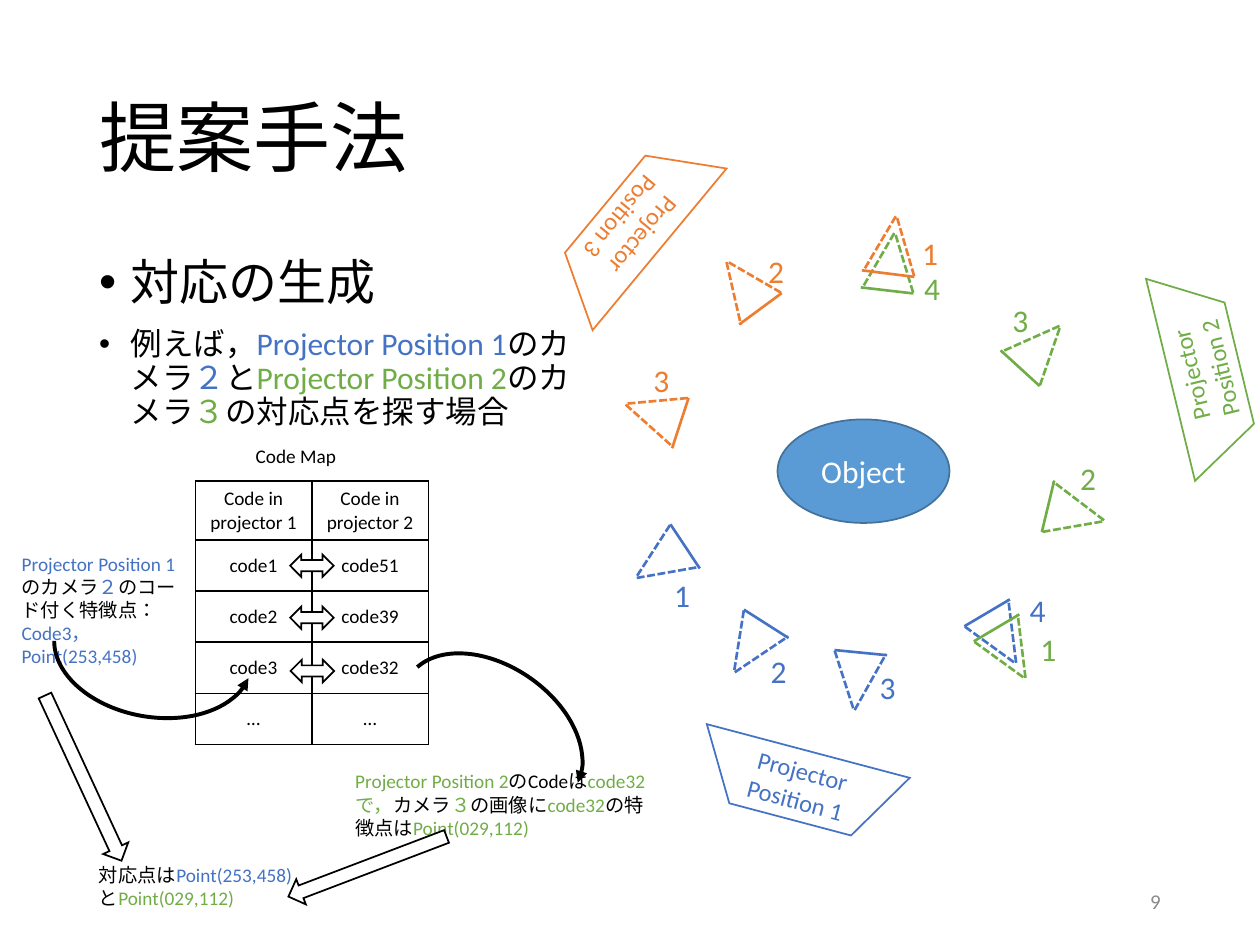
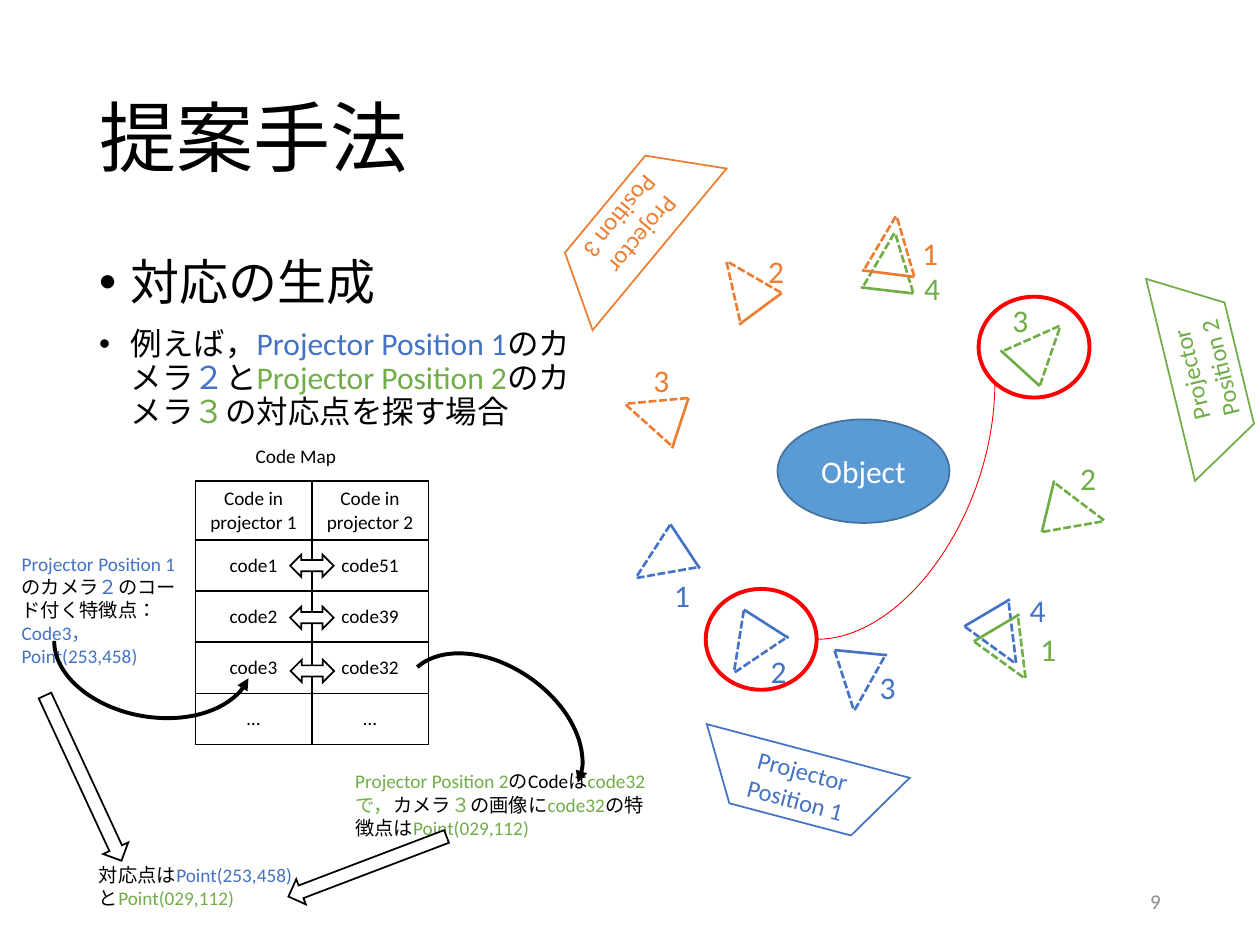
Before and after one commit to GrayMask/3dSurface3, a slide deck: slide 9 of report/Li-20170317_.pptx. Drawn at 1260x945 pixels with LibreOffice and Linux fonts; fonts in the diff are those of the drawing. Boxes give left, top, right and bottom in pixels: in the first picture for what was removed or moved away, otherwise in the second. Text is boxed around its words. In the diff, an @@ line names an element or a change of style, - is before the commit and + after.

```diff
--- a/report/Li-20170317_.pptx
+++ b/report/Li-20170317_.pptx
@@ ellipse added at (979,296,1090,397), outline #FF0000 2.25 pt @@
@@ curved line added from (995, 383) to (816, 639), #FF0000 0.5 pt @@
@@ ellipse added at (706,588,816,689), outline #FF0000 2.25 pt @@
```
Also in this commit, not shown: 1 other slide changed, 2 slides added, 6 slides removed.
